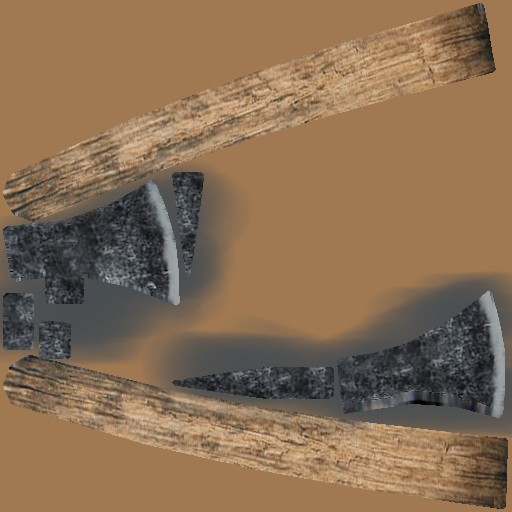
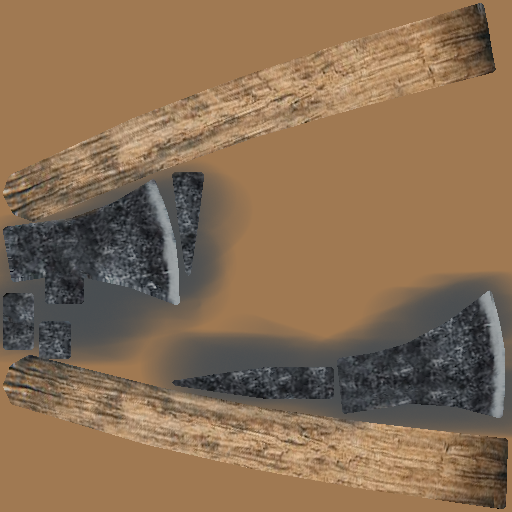
Layers edited between the first and the second 512x512 image:
painted on "Layer 1" over (336, 380, 504, 424)
